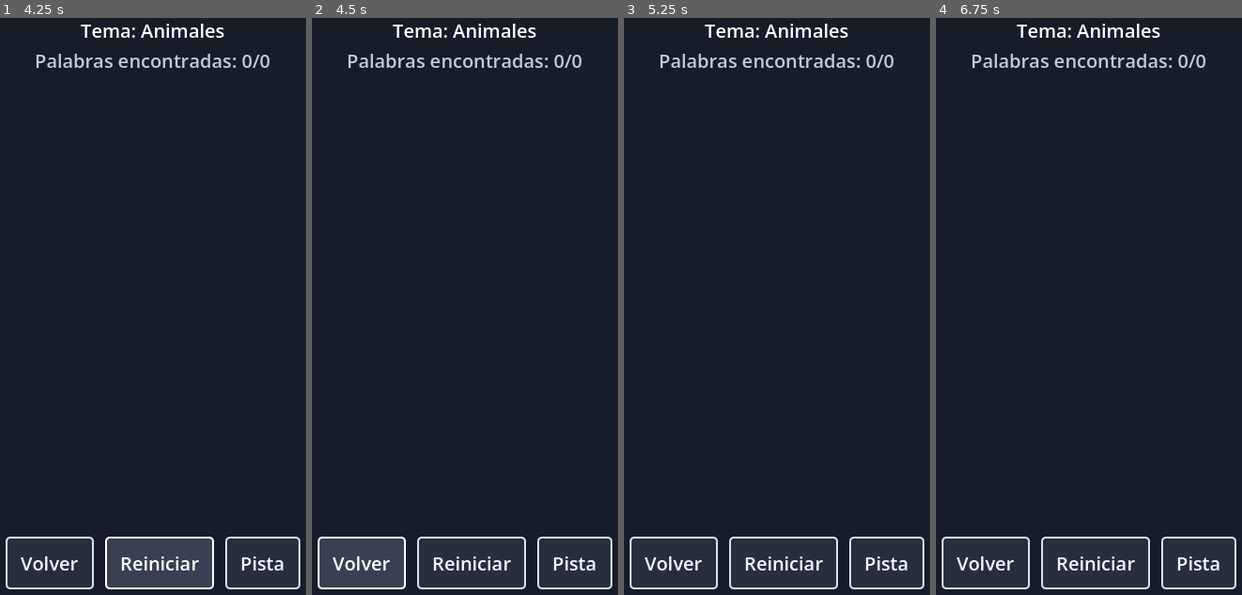
Above: before the commit, frames 1-4 (left to right).
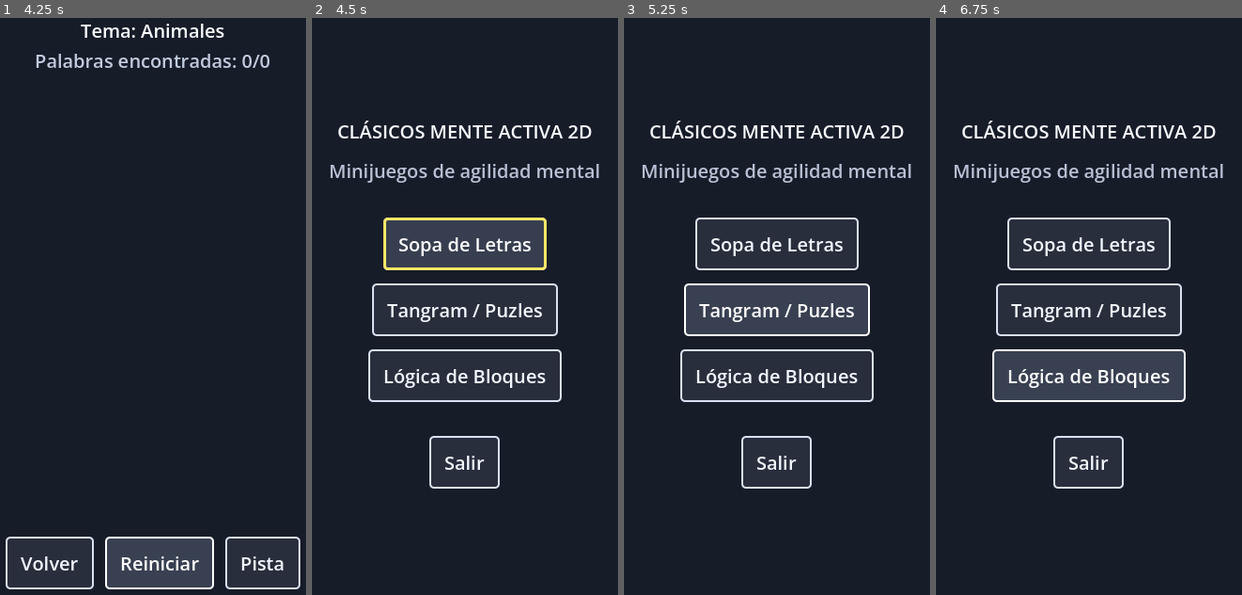
Above: after the commit, the same moments.

Repository: hyms/games-for-olds
Game: Godot game, scene res://ui/main_menu/MainMenu.tscn
The game is run twice, just before and just after one commit, with the same random seed, the same clock (stepped at 60 frames per second) and the same inputs.
Inputs (mouse positions are in pixels of both pictures, inside the frame that each line leads up to):
- Up to frame 1 (4.25 s): click "Sopa de Letras" at 0.5 s; click "Animales" at 1.25 s; click "Reiniciar" at 2 s; click "Reiniciar" at 2.75 s; click "Reiniciar" at 3.5 s
- Up to frame 2 (4.5 s): click "Volver" at 4.25 s
- Up to frame 3 (5.25 s): click (777, 312) at 5 s, where only the run after the commit has a clickable "Tangram / Puzles"
- Up to frame 4 (6.75 s): click (1199, 560) at 5.75 s, where only the run before the commit has a clickable "Pista"; click (1089, 375) at 6.5 s, where only the run after the commit has a clickable "Lógica de Bloques"

Frame 1 is identical in both runs. In frame 2, 14% of the frame differs, in the area x 1-99%, y 0-100%; in frame 3, 13%; in frame 4, 13%.
Error before the commit: Parse Error: Cannot find member "reversed" in base "String". (res://minigames/word_search/WordGrid.gd:96)

Commit message:
fix: String.reverse() returns copy (keep it), Array.reverse() is in-place void

Diff:
--- a/minigames/word_search/WordGenerator.gd
+++ b/minigames/word_search/WordGenerator.gd
@@ -74,12 +74,17 @@
 static func _try_place_word(grid: Array, size: int, word: String, theme: WordSearchTheme, existing: Array[WordPlacement]) -> WordPlacement:
 	var rng: RandomNumberGenerator = RandomNumberGenerator.new()
 	rng.randomize()
-	var dirs: Array[Vector2i] = DIRECTIONS.duplicate()
+	var dirs: Array[Vector2i] = []
+	for d in DIRECTIONS:
+		var is_diag = d.x != 0 and d.y != 0
+		if is_diag and not theme.allow_diagonal:
+			continue
+		dirs.append(d)
 	dirs.shuffle()
 	for d in dirs:
 		var variants: Array[String] = [word]
 		if theme.allow_backwards:
-			variants.append(word.reversed())
+			variants.append(word.reverse())
 		for wvar in variants:
 			for attempt in 60:
 				var start_x: int = rng.randi_range(0, size - 1)
--- a/minigames/word_search/WordGrid.gd
+++ b/minigames/word_search/WordGrid.gd
@@ -93,7 +93,10 @@
 	var sel_str: String = ""
 	for c in selected_path:
 		sel_str += c.letter
-	var sel_str_rev: String = sel_str.reversed()
+	var sel_str_rev: String = sel_str.reverse()
+	# Array.reverse() es in-place (void): duplicamos primero.
+	var sel_pos_rev: Array[Vector2i] = selected_positions.duplicate()
+	sel_pos_rev.reverse()
 	for i in placements.size():
 		var p: WordGenerator.WordPlacement = placements[i]
 		if p.word == sel_str or p.word == sel_str_rev:
@@ -102,7 +105,7 @@
 		if _positions_match(p.positions, selected_positions):
 			_mark_found(p)
 			return
-		if _positions_match(p.positions, selected_positions.duplicate().reversed()):
+		if _positions_match(p.positions, sel_pos_rev):
 			_mark_found(p)
 			return
 
